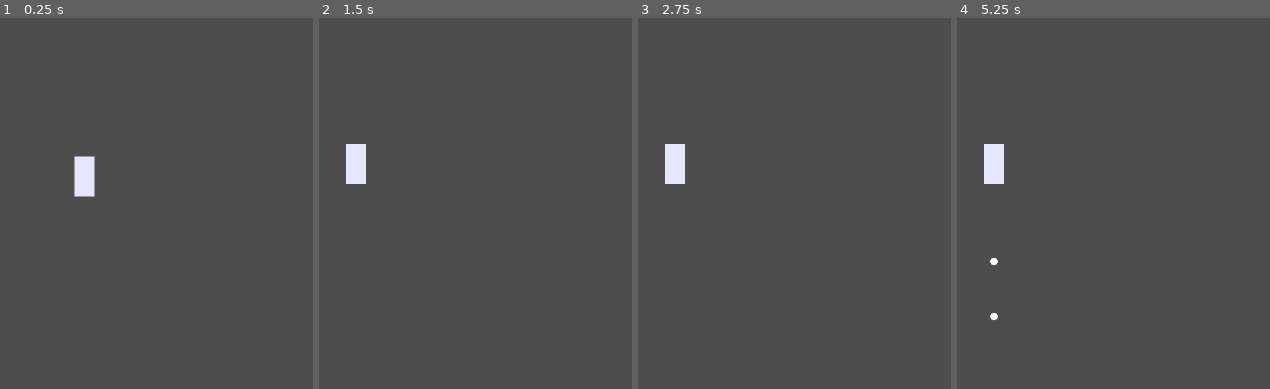
Above: before the commit, frames 1-4 (left to right).
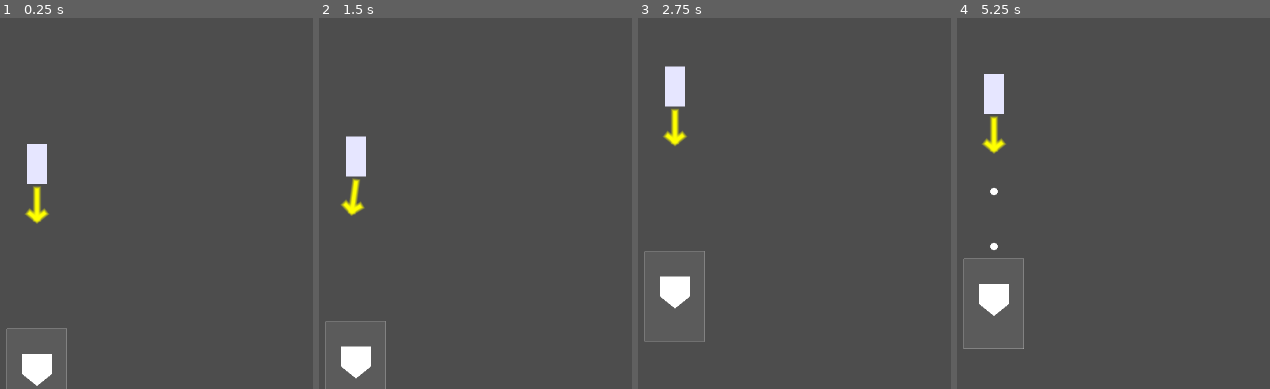
Above: after the commit, the same moments.

Repository: LunchBoxValley/base_quest
Game: Godot game, scene res://scenes/main/main.tscn
The game is run twice, just before and just after one commit, with the same random seed, the same clock (stepped at 60 frames per second) and the same inputs. Before the commit the project has no main scene; this scene is started directly in both runs.
Inputs:
- Up to frame 1 (0.25 s): no input
- Up to frame 2 (1.5 s): tap Enter (pitch) at 0.5, 0.6 s; tap Left (aim_left, bound only after the commit) at 0.8, 1.35 s
- Up to frame 3 (2.75 s): tap Right (aim_right, bound only after the commit) at 1.55, 2.1 s; tap Space at 2 s; tap Enter (pitch) at 2.3 s
- Up to frame 4 (5.25 s): tap Enter (pitch) at 2.75, 2.85, 4.55, 5, 5.1 s; tap Left (aim_left, bound only after the commit) at 3.05, 3.6 s; tap Right (aim_right, bound only after the commit) at 3.8, 4.35 s; tap Space at 4.25 s

The runs differ from the first frame. In frame 1, 2.6% of the frame differs, in the area x 1-31%, y 33-100%; in frame 2, 1.5%; in frame 3, 2.7%; in frame 4, 2.7%, in the area x 1-22%, y 15-90%.

Commit message:
latest update

Diff:
--- a/entities/ball/ball.gd
+++ b/entities/ball/ball.gd
@@ -1,29 +1,34 @@
-
 extends Node2D
 class_name Ball
 
+signal out_of_play
+
 @export var speed: float = 220.0
+@export var max_travel: float = 200.0
 
-var _velocity: Vector2 = Vector2.ZERO
-var _active: bool = false
+var _velocity := Vector2.ZERO
+var _active := false
+var _start_pos := Vector2.ZERO
 
 func _ready() -> void:
 	visible = false
 
 func pitch_from(start_global: Vector2, direction: Vector2 = Vector2.DOWN, custom_speed: float = -1.0) -> void:
 	global_position = start_global
+	_start_pos = start_global
 	_velocity = direction.normalized() * (speed if custom_speed <= 0.0 else custom_speed)
 	_active = true
 	visible = true
 	queue_redraw()
 
 func _physics_process(delta: float) -> void:
-	if _active:
-		global_position += _velocity * delta
-		# Simple lifetime guard: free once off the bottom of the screen (+padding)
-		if global_position.y > get_viewport_rect().size.y + 8:
-			queue_free()
+	if not _active:
+		return
+	global_position += _velocity * delta
+	if global_position.distance_to(_start_pos) >= max_travel:
+		_active = false
+		out_of_play.emit()
+		queue_free()
 
 func _draw() -> void:
-	# 3px-ish "ball"
 	draw_circle(Vector2.ZERO, 1.5, Color.WHITE)
--- a/entities/pitcher/pitcher.gd
+++ b/entities/pitcher/pitcher.gd
@@ -1,25 +1,103 @@
+# res://scenes/main/pitcher.gd
 extends Node2D
 class_name Pitcher
 
-# Default to your Ball scene so the node "just works" even if you forget to wire it.
-@export var ball_scene: PackedScene = preload ("res://entities/ball/ball.tscn")
+# Scenes/paths
+@export var ball_scene: PackedScene = preload("res://entities/ball/ball.tscn")
+@export var home_plate_path: NodePath  # drag your HomePlate node here
+
+# Tuning
 @export var pitch_speed: float = 220.0
+@export var aim_slots_per_side: int = 3           # -3..3 (7 slots total)
+@export var strike_zone_half_width: float = 12.0  # if zone_size.x == 24, this is 12
+@export var out_of_zone_extra: float = 3.0        # furthest slot sits just outside zone edge
+
+# Visuals
+@export var draw_aim_indicator: bool = true
 
 @onready var hand: Marker2D = $Hand
 
+var _aim_slot: int = 0        # -3..3, 0 is center
+var _home_plate: Node2D
+
+func _ready() -> void:
+	add_to_group("pitcher")
+	_home_plate = get_node_or_null(home_plate_path)
+	queue_redraw()
+
 func _unhandled_input(event: InputEvent) -> void:
-	if Input.is_action_just_pressed("pitch"):
-		pitch()
+	if Input.is_action_just_pressed("aim_left"):
+		_aim_slot = max(_aim_slot - 1, -aim_slots_per_side)
+		queue_redraw()
+	elif Input.is_action_just_pressed("aim_right"):
+		_aim_slot = min(_aim_slot + 1, aim_slots_per_side)
+		queue_redraw()
+	elif Input.is_action_just_pressed("pitch"):
+		_do_pitch()
 
-func pitch() -> void:
-	# Fallback: if someone cleared the export in the editor, re-preload and continue.
-	if ball_scene == null:
-		push_warning("Pitcher: 'ball_scene' was null; preloading default Ball.tscn.")
-		ball_scene = preload("res://entities/ball/ball.tscn")
-	var b := ball_scene.instantiate()
-	get_tree().current_scene.add_child(b)
-	b.pitch_from(hand.global_position, Vector2.DOWN, pitch_speed)
+func _do_pitch() -> void:
+	var scene: PackedScene = ball_scene if ball_scene != null else preload("res://entities/ball/ball.tscn")
+	var b := scene.instantiate()
+
+	# Spawn under Entities (Pitcher’s parent), keeps hierarchy tidy
+	var container := get_parent()
+	if container:
+		container.add_child(b)
+	else:
+		get_tree().current_scene.add_child(b)
+
+	# Clamp travel so the ball reaches the plate but not far beyond
+	if is_instance_valid(_home_plate) and b is Ball:
+		var travel := (_home_plate.global_position.y - hand.global_position.y) + 4.0
+		if travel > 40.0: # safety floor so extremely close layouts still move
+			b.max_travel = travel
+
+	# Compute direction toward the targeted X on the plate
+	var dir := _compute_pitch_direction()
+	b.pitch_from(hand.global_position, dir, pitch_speed)
+
+	# Camera follow live ball, then return to pitcher when ball is done
+	var cam := get_tree().get_first_node_in_group("game_camera")
+	if cam and cam.has_method("follow_target"):
+		cam.call("follow_target", b)
+		if b.has_signal("out_of_play"):
+			b.out_of_play.connect(func():
+				if is_instance_valid(cam) and cam.has_method("follow_default"):
+					cam.call("follow_default")
+			)
+
+func _compute_pitch_direction() -> Vector2:
+	# Aim to a discrete X on the plate so left/right never wander far
+	if is_instance_valid(_home_plate):
+		var max_offset := strike_zone_half_width + out_of_zone_extra
+		var step := max_offset / float(aim_slots_per_side)   # e.g., 3 slots → thirds
+		var offset_x := _aim_slot * step
+
+		var target := _home_plate.global_position
+		target.x += offset_x
+		# Ensure the target is below the hand so the ball travels downward
+		if target.y <= hand.global_position.y:
+			target.y = hand.global_position.y + 120.0
+
+		return (target - hand.global_position).normalized()
+	else:
+		# Fallback if plate not set: small angular nudge
+		var base := Vector2.DOWN
+		var strength := 0.25
+		var offset := Vector2(float(_aim_slot) * strength, 0.0)
+		return (base + offset).normalized()
 
 func _draw() -> void:
-	# Simple placeholder body so we can see the pitcher
+	# Placeholder pitcher body
 	draw_rect(Rect2(Vector2(-4, -8), Vector2(8, 16)), Color(0.9, 0.9, 1.0), true)
+
+	# Aim indicator arrow from the hand
+	if draw_aim_indicator and is_instance_valid(hand):
+		var dir := _compute_pitch_direction()
+		var start := hand.position
+		var end := start + dir * 12.0
+		draw_line(start, end, Color(1, 1, 0), 1.0, true)
+		var side := dir.rotated(0.9) * 4.0
+		var side2 := dir.rotated(-0.9) * 4.0
+		draw_line(end, end - side, Color(1, 1, 0), 1.0, true)
+		draw_line(end, end - side2, Color(1, 1, 0), 1.0, true)
--- a/project.godot
+++ b/project.godot
@@ -11,6 +11,7 @@
 [application]
 
 config/name="base_quest"
+run/main_scene="uid://h45lxg1qdbak"
 config/features=PackedStringArray("4.4", "GL Compatibility")
 config/icon="res://icon.svg"
 
@@ -38,6 +39,21 @@
 pitch={
 "deadzone": 0.2,
 "events": [Object(InputEventKey,"resource_local_to_scene":false,"resource_name":"","device":-1,"window_id":0,"alt_press …(195 unchanged characters)…
+, Object(InputEventJoypadButton,"resource_local_to_scene":false,"resource_name":"","device":-1,"button_index":0,"pressure":0.0,"pressed":true,"script":null)
+]
+}
+aim_left={
+"deadzone": 0.2,
+"events": [Object(InputEventKey,"resource_local_to_scene":false,"resource_name":"","device":-1,"window_id":0,"alt_pressed":false,"shift_pressed":false,"ctrl_pressed":false,"meta_pressed":false,"pressed":false,"keycode":0,"physical_keycode":4194319,"key_label":0,"unicode":0,"location":0,"echo":false,"script":null)
+, Object(InputEventKey,"resource_local_to_scene":false,"resource_name":"","device":-1,"window_id":0,"alt_pressed":false,"shift_pressed":false,"ctrl_pressed":false,"meta_pressed":false,"pressed":false,"keycode":0,"physical_keycode":65,"key_label":0,"unicode":97,"location":0,"echo":false,"script":null)
+, Object(InputEventJoypadButton,"resource_local_to_scene":false,"resource_name":"","device":-1,"button_index":13,"pressure":0.0,"pressed":true,"script":null)
+]
+}
+aim_right={
+"deadzone": 0.2,
+"events": [Object(InputEventKey,"resource_local_to_scene":false,"resource_name":"","device":-1,"window_id":0,"alt_pressed":false,"shift_pressed":false,"ctrl_pressed":false,"meta_pressed":false,"pressed":false,"keycode":0,"physical_keycode":4194321,"key_label":0,"unicode":0,"location":0,"echo":false,"script":null)
+, Object(InputEventKey,"resource_local_to_scene":false,"resource_name":"","device":-1,"window_id":0,"alt_pressed":false,"shift_pressed":false,"ctrl_pressed":false,"meta_pressed":false,"pressed":false,"keycode":0,"physical_keycode":68,"key_label":0,"unicode":100,"location":0,"echo":false,"script":null)
+, Object(InputEventJoypadButton,"resource_local_to_scene":false,"resource_name":"","device":-1,"button_index":14,"pressure":0.0,"pressed":true,"script":null)
 ]
 }
 
--- a/scenes/main/camera_2d.gd
+++ b/scenes/main/camera_2d.gd
@@ -1,29 +1,39 @@
+# res://scenes/main/camera_2d.gd
 extends Camera2D
 class_name GameCamera
 
-# Drag your Pitcher node here in the editor.
 @export var default_target_path: NodePath
 @export var follow_lerp_speed: float = 8.0
 
 var _target: Node2D
 
 func _ready() -> void:
-	enabled = true                # <-- Godot 4.4.x correct activation flag
+	enabled = true
 	add_to_group("game_camera")
-	follow_default()
+	_pick_default_target()
+	if _target:
+		# Snap on boot so we don't stare at (0, 0)
+		global_position = _target.global_position
 
 func follow_default() -> void:
-	if default_target_path != NodePath():
-		var d := get_node_or_null(default_target_path)
-		if d is Node2D:
-			_target = d
+	_pick_default_target()
 
 func follow_target(node: Node2D) -> void:
 	_target = node
 
 func _process(delta: float) -> void:
 	if _target:
-		global_position = global_position.lerp(
-			_target.global_position,
-			clamp(delta * follow_lerp_speed, 0.0, 1.0)
-		)
+		var p := global_position.lerp(_target.global_position, clamp(delta * follow_lerp_speed, 0.0, 1.0))
+		global_position = Vector2(round(p.x), round(p.y)) # pixel-perfect rounding
+
+func _pick_default_target() -> void:
+	_target = null
+	if default_target_path != NodePath():
+		var d := get_node_or_null(default_target_path)
+		if d is Node2D:
+			_target = d
+			return
+	# Fallback: first node in group "pitcher"
+	var pitchers := get_tree().get_nodes_in_group("pitcher")
+	if pitchers.size() > 0 and pitchers[0] is Node2D:
+		_target = pitchers[0]
--- /dev/null
+++ b/scenes/main/home_plate.gd
@@ -0,0 +1,25 @@
+extends Node2D
+
+@export var zone_size := Vector2(24, 36)   # strike zone rectangle
+@export var plate_w: float = 12.0
+@export var plate_h: float = 8.0
+
+func _ready() -> void:
+	queue_redraw()
+
+func _draw() -> void:
+	# Strike zone (light filled rect + outline)
+	var zone := Rect2(-zone_size * 0.5, zone_size)
+	draw_rect(zone, Color(1, 1, 1, 0.08), true)
+	draw_rect(zone, Color(1, 1, 1, 0.35), false)
+
+	# Home plate (pentagon)
+	var hw := plate_w * 0.5
+	var pts := PackedVector2Array([
+		Vector2(-hw, -plate_h),   # top-left
+		Vector2(hw, -plate_h),    # top-right
+		Vector2(hw, 0),           # right
+		Vector2(0, plate_h * 0.6),# bottom tip
+		Vector2(-hw, 0)           # left
+	])
+	draw_colored_polygon(pts, Color(1, 1, 1))
--- a/scenes/main/main.tscn
+++ b/scenes/main/main.tscn
@@ -2,22 +2,24 @@
 
 [ext_resource type="PackedScene" uid="uid://b3csctfbk3plb" path="res://entities/pitcher/pitcher.tscn" id="1_hyk8p"]
 [ext_resource type="Script" uid="uid://cxwxvil8ox2ja" path="res://scenes/main/camera_2d.gd" id="1_k2fmo"]
-[ext_resource type="PackedScene" uid="uid://dfdc3plqb0gjy" path="res://entities/ball/ball.tscn" id="2_iuonh"]
+[ext_resource type="Script" uid="uid://4s03w2188o4w" path="res://scenes/main/home_plate.gd" id="2_k2fmo"]
 
 [node name="Main" type="Node2D"]
 
 [node name="Camera2D" type="Camera2D" parent="."]
 script = ExtResource("1_k2fmo")
-default_target_path = NodePath("../Entities/Ball")
+default_target_path = NodePath("../Entities/Pitcher")
+
+[node name="HomePlate" type="Node2D" parent="."]
+position = Vector2(160, 132)
+script = ExtResource("2_k2fmo")
 
 [node name="Entities" type="Node2D" parent="."]
 y_sort_enabled = true
 
 [node name="Pitcher" parent="Entities" instance=ExtResource("1_hyk8p")]
-position = Vector2(160, 40)
-
-[node name="Ball" parent="Entities" instance=ExtResource("2_iuonh")]
-position = Vector2(160, 40)
+position = Vector2(160, 48)
+home_plate_path = NodePath("../../HomePlate")
 
 [node name="HomePlate" type="Marker2D" parent="Entities"]
-position = Vector2(160, 160)
+position = Vector2(160, 132)
Not shown, added: scenes/main/home_plate.gd.uid
